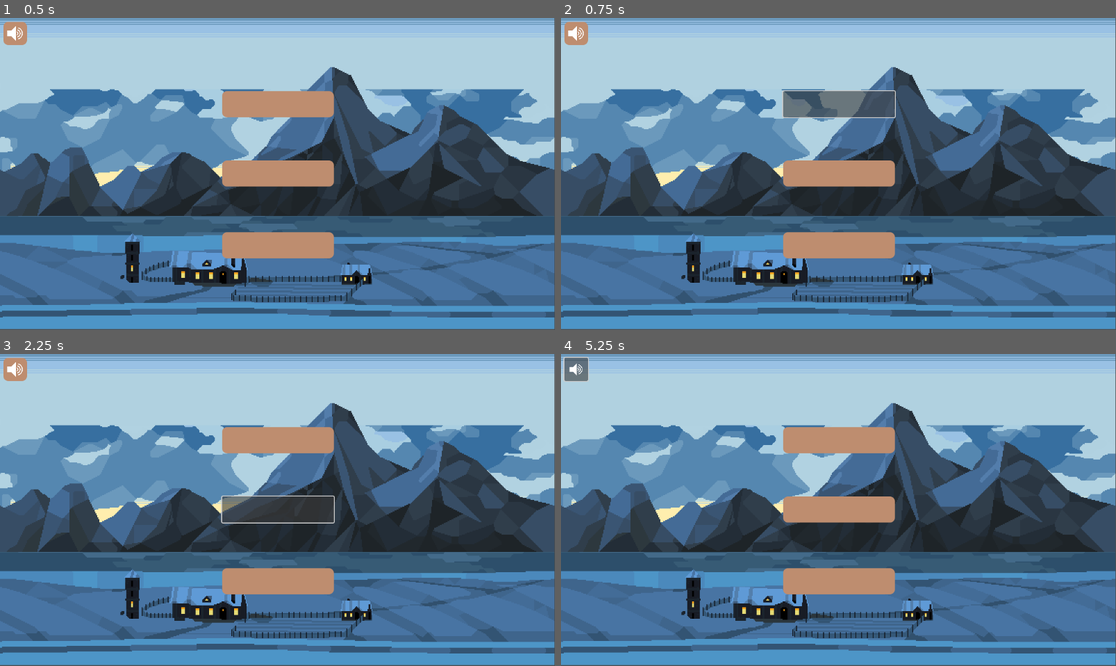
Above: before the commit, frames 1-4 (two rows, left to right).
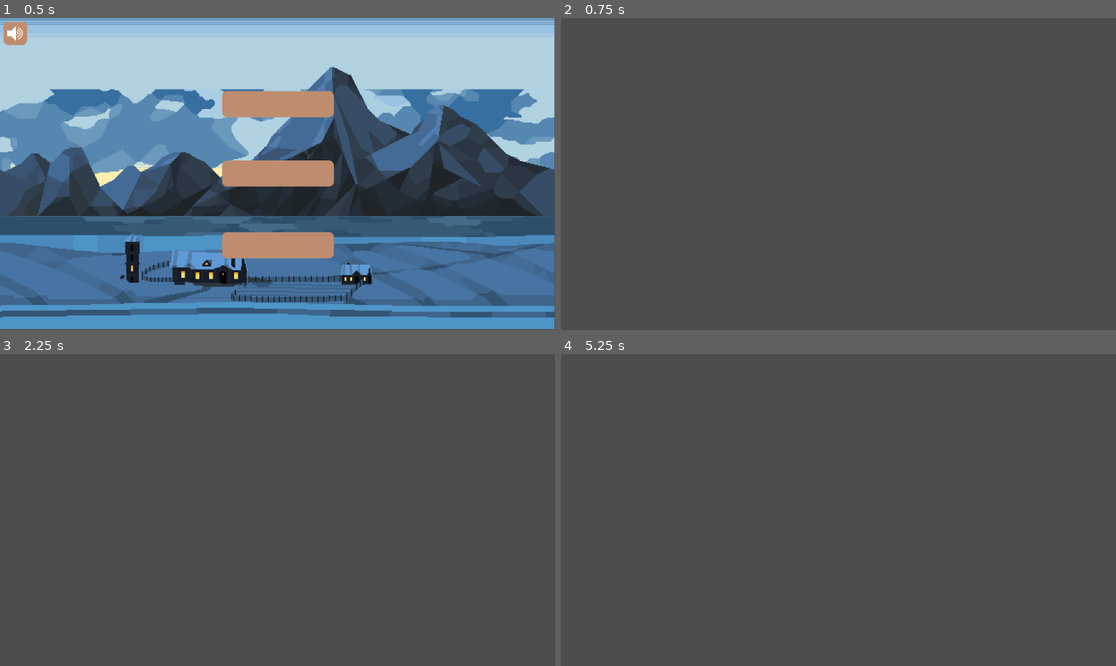
Above: after the commit, the same moments.

Repository: KaarenTenson/suangamejamis
Game: Godot game, scene res://control.tscn
The game is run twice, just before and just after one commit, with the same random seed, the same clock (stepped at 60 frames per second) and the same inputs.
Inputs (mouse positions are in pixels of both pictures, inside the frame that each line leads up to):
- Up to frame 1 (0.5 s): no input
- Up to frame 2 (0.75 s): click (838, 105) at 0.5 s
- Up to frame 3 (2.25 s): click (277, 441) at 1.27 s; click (277, 510) at 2.02 s
- Up to frame 4 (5.25 s): click (838, 510) at 2.77 s; click (838, 441) at 3.52 s; click (838, 510) at 4.27 s; click (577, 369) at 5.02 s

Frame 1 is identical in both runs. In frame 2, 96% of the frame differs, in the area x 0-100%, y 0-100%; in frame 3, 96%; in frame 4, 96%.

Commit message:
lisasin võimaluse minna uude scenei

Diff:
--- a/control.tscn
+++ b/control.tscn
@@ -1,7 +1,8 @@
-[gd_scene load_steps=4 format=3 uid="uid://drflakitg22ba"]
+[gd_scene load_steps=5 format=3 uid="uid://drflakitg22ba"]
 
+[ext_resource type="Script" path="res://menu.gd" id="1_8kgaw"]
 [ext_resource type="Texture2D" uid="uid://dwx5phiib25o6" path="res://craftpix-net-882062-free-winter-backgrounds-pixel-art/winter 8/hd.png" id="1_rd42q"]
-[ext_resource type="Texture2D" uid="uid://etl08p8nxfvu" path="res://speaker (1).svg" id="2_nhllp"]
+[ext_resource type="Texture2D" uid="uid://etl08p8nxfvu" path="res://speaker (1).svg" id="3_v3xqg"]
 
 [sub_resource type="StyleBoxFlat" id="StyleBoxFlat_egyg5"]
 bg_color = Color(0.745098, 0.552941, 0.435294, 1)
@@ -17,6 +18,7 @@
 anchor_bottom = 1.0
 grow_horizontal = 2
 grow_vertical = 2
+script = ExtResource("1_8kgaw")
 
 [node name="TextureRect" type="TextureRect" parent="."]
 texture_filter = 1
@@ -75,5 +77,7 @@
 offset_right = 56.0
 offset_bottom = 56.0
 theme_override_styles/normal = SubResource("StyleBoxFlat_egyg5")
-icon = ExtResource("2_nhllp")
+icon = ExtResource("3_v3xqg")
 expand_icon = true
+
+[connection signal="pressed" from="start" to="." method="_on_start_pressed"]
--- /dev/null
+++ b/menu.gd
@@ -0,0 +1,15 @@
+extends Control
+
+
+# Called when the node enters the scene tree for the first time.
+func _ready():
+	pass # Replace with function body.
+
+
+# Called every frame. 'delta' is the elapsed time since the previous frame.
+func _process(delta):
+	pass
+
+
+func _on_start_pressed():
+	get_tree().change_scene_to_file("res://node_2d.tscn")
